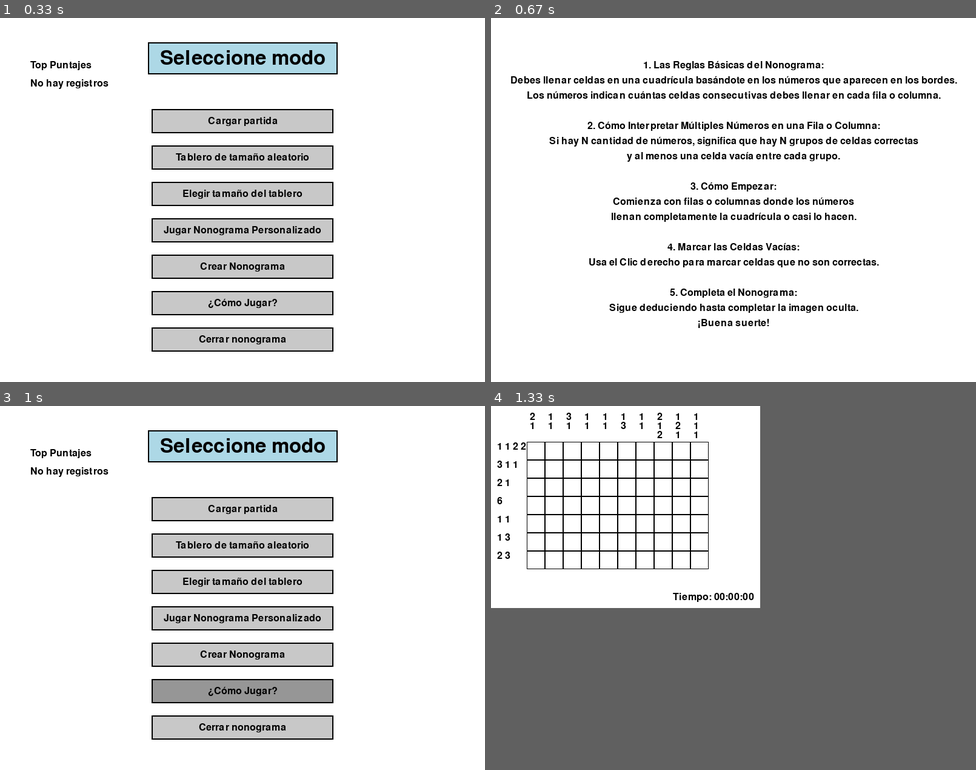
Above: before the commit, frames 1-4 (two rows, left to right).
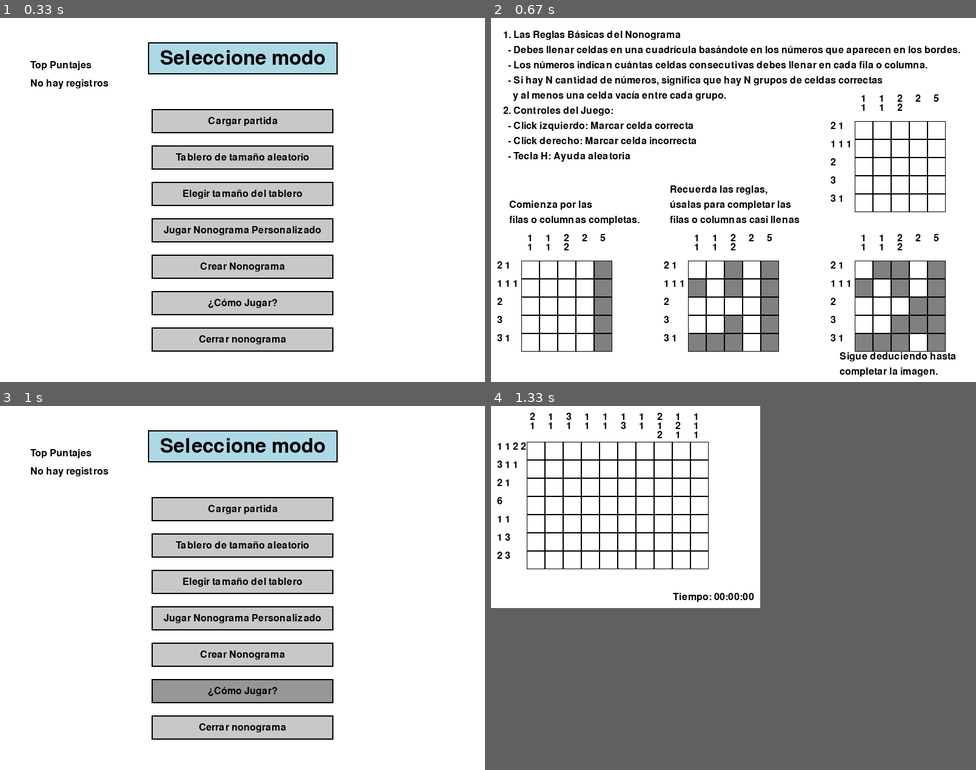
Above: after the commit, the same moments.

Repository: Rodri0819/Proyecto-Nonograma-Pygame
Game: pygame game, started from proyecto/main.py
Same seed, same stepped clock (60 frames per second), same inputs: the game is played once before the commit and once after it.
Inputs:
- Up to frame 1 (0.33 s): no input
- Up to frame 2 (0.67 s): click "¿Cómo Jugar?" at 0.38 s
- Up to frame 3 (1 s): tap Enter at 0.67 s
- Up to frame 4 (1.33 s): click "Tablero de tamaño aleatorio" at 1.05 s

Frame 1 is identical in both runs. In frame 2, 19% of the frame differs, in the area x 1-97%, y 3-99%; in frame 3, nothing differs; in frame 4, nothing differs.

Commit message:
Se mejora el apartado '¿Cómo jugar?' añadiéndole cuadrículas con pasos básicos para resolver

Diff:
--- a/proyecto/nonogram_game.py
+++ b/proyecto/nonogram_game.py
@@ -40,53 +40,6 @@
         self.WIDTH = 50 + self.LEFT_MARGIN + cols * self.SQUARE_SIZE
         self.HEIGHT = 50 + self.TOP_MARGIN + rows * self.SQUARE_SIZE
         self.screen = pygame.display.set_mode((self.WIDTH, self.HEIGHT))
-
-    def run_tutorial(self):
-        instructions = [
-            "",
-            "",
-            "1. Las Reglas Básicas del Nonograma:",
-            "Debes llenar celdas en una cuadrícula basándote en los números que aparecen en los bordes.",
-            "Los números indican cuántas celdas consecutivas debes llenar en cada fila o columna.",
-            "",
-            "2. Cómo Interpretar Múltiples Números en una Fila o Columna:",
-            "Si hay N cantidad de números, significa que hay N grupos de celdas correctas",
-            "y al menos una celda vacía entre cada grupo.",
-            "",
-            "3. Cómo Empezar:",
-            "Comienza con filas o columnas donde los números",
-            "llenan completamente la cuadrícula o casi lo hacen.",
-            "",
-            "4. Marcar las Celdas Vacías:",
-            "Usa el Clic derecho para marcar celdas que no son correctas.",
-            "",
-            "5. Completa el Nonograma:",
-            "Sigue deduciendo hasta completar la imagen oculta.",
-            "¡Buena suerte!"
-        ]
-
-        # Limpiar pantalla y mostrar fondo blanco
-        self.screen.fill(WHITE)
-
-        # Mostrar cada línea de instrucciones centrada en pantalla
-        for i, line in enumerate(instructions):
-            instruction_surface = FONT.render(line, True, BLACK)
-            self.screen.blit(
-                instruction_surface,
-                (self.WIDTH // 2 - instruction_surface.get_width() // 2, 20 + i * 25)
-            )
-
-        pygame.display.flip()
-
-        # Esperar a que el jugador presione una tecla para salir de las instrucciones
-        waiting = True
-        while waiting:
-            for event in pygame.event.get():
-                if event.type == pygame.QUIT:
-                    pygame.quit()
-                    sys.Salir()
-                elif event.type == pygame.KEYDOWN:
-                    waiting = False  # Salir de las instrucciones al presionar cualquier tecla
 
     def show_pause_menu(self, screen, width, height):
         options = ["Reanudar", "Guardar partida", "Reiniciar", "Salir"]
@@ -133,7 +86,6 @@
                         for i, rect in enumerate(option_rects):
                             if rect.collidepoint(event.pos):  # Verificar si el clic fue en el texto
                                 return i  # Retornar el índice de la opción seleccionada
-
 
     def save_custom_nonogram(self, grid, rows, cols):
         directory = "nonogramas_creados"
@@ -424,9 +376,6 @@
                     running = False
 
                 pygame.display.flip()
-
-
-
 
     def ask_board_size(self):
         """Permite al usuario ingresar el tamaño del tablero en formato NxM."""
@@ -579,3 +528,131 @@
             pickle.dump(data, f)
 
         print(f"Nonograma guardado en: {filename}")
+
+    def run_tutorial(self):
+        # Limpiar pantalla y mostrar fondo blanco
+        self.screen.fill(WHITE)
+
+        instructions = [
+            "1. Las Reglas Básicas del Nonograma",
+            "  - Debes llenar celdas en una cuadrícula basándote en los números que aparecen en los bordes.",
+            "  - Los números indican cuántas celdas consecutivas debes llenar en cada fila o columna.",
+            "  - Si hay N cantidad de números, significa que hay N grupos de celdas correctas",
+            "    y al menos una celda vacía entre cada grupo.",
+            "2. Controles del Juego:",
+            "  - Click izquierdo: Marcar celda correcta",
+            "  - Click derecho: Marcar celda incorrecta",
+            "  - Tecla H: Ayuda aleatoria"
+        ]
+        paso1 = [
+            "Comienza por las",
+            "filas o columnas completas."
+        ]
+        paso2 = [
+            "Recuerda las reglas, ",
+            "úsalas para completar las ",
+            "filas o columnas casi llenas"
+        ]
+        paso3 = [
+            "Sigue deduciendo hasta",
+            "completar la imagen."
+        ]
+        # Mostrar cada línea de instrucciones
+        for i, line in enumerate(instructions):
+            instruction_surface = FONT.render(line, True, BLACK)
+            self.screen.blit(instruction_surface,(20, 20 + i * 25))
+
+        for i, line in enumerate(paso1):
+            paso1_surface = FONT.render(line, True, BLACK)
+            self.screen.blit(paso1_surface,(30, 300 + i * 25))
+
+        for i, line in enumerate(paso2):
+            paso2_surface = FONT.render(line, True, BLACK)
+            self.screen.blit(paso2_surface,(295, 275 + i * 25))
+
+        for i, line in enumerate(paso3):
+            paso3_surface = FONT.render(line, True, BLACK)
+            self.screen.blit(paso3_surface,(575, 550 + i * 25))
+
+        # Configuración de la cuadrícula
+        left_margin_1 = 50
+        left_margin_2 = 325
+        left_margin_3 = 600
+        top_margin_1 = 170
+        top_margin_2 = 400
+
+        rows, cols = 5, 5
+        row_clues = [[2, 1], [1, 1, 1], [2], [3], [3, 1]]
+        col_clues = [[1, 1], [1, 1], [2, 2], [2], [5]]
+
+        grid2 = [[0, 0, 0, 0, 1], [0, 0, 0, 0, 1], [0, 0, 0, 0, 1], [0, 0, 0, 0, 1], [0, 0, 0, 0, 1]]
+        grid3 = [[0, 0, 1, 0, 1], [1, 0, 1, 0, 1], [0, 0, 0, 0, 1], [0, 0, 1, 0, 1], [1, 1, 1, 0, 1]]
+        grid4 = [[0, 1, 1, 0, 1], [1, 0, 1, 0, 1], [0, 0, 0, 1, 1], [0, 0, 1, 1, 1], [1, 1, 1, 0, 1]]
+
+        # Dibujar las pistas para las filas
+        for i, clues in enumerate(row_clues):
+            text = ' '.join(map(str, clues))
+            clue_surface = FONT.render(text, True, BLACK)
+            self.screen.blit(clue_surface, (left_margin_3 - 40, top_margin_1 + i * SQUARE_SIZE))
+            self.screen.blit(clue_surface, (left_margin_1 - 40, top_margin_2 + i * SQUARE_SIZE))
+            self.screen.blit(clue_surface, (left_margin_2 - 40, top_margin_2 + i * SQUARE_SIZE))
+            self.screen.blit(clue_surface, (left_margin_3 - 40, top_margin_2 + i * SQUARE_SIZE))
+
+        # Dibujar las pistas para las columnas
+        for i, clues in enumerate(col_clues):
+            for j, clue in enumerate(clues):
+                clue_surface = FONT.render(str(clue), True, BLACK)
+                self.screen.blit(clue_surface,(left_margin_3 + i * SQUARE_SIZE + SQUARE_SIZE / 2 - 5, top_margin_1 - 45 + j * 15))
+                self.screen.blit(clue_surface,(left_margin_1 + i * SQUARE_SIZE + SQUARE_SIZE / 2 - 5, top_margin_2 - 45 + j * 15))
+                self.screen.blit(clue_surface,(left_margin_2 + i * SQUARE_SIZE + SQUARE_SIZE / 2 - 5, top_margin_2 - 45 + j * 15))
+                self.screen.blit(clue_surface,(left_margin_3 + i * SQUARE_SIZE + SQUARE_SIZE / 2 - 5, top_margin_2 - 45 + j * 15))
+
+        # Dibujar las cuadrículas vacías
+        for row in range(rows):
+            for col in range(cols):
+                rect1 = pygame.Rect(
+                    left_margin_3 + col * SQUARE_SIZE,
+                    top_margin_1 + row * SQUARE_SIZE,
+                    SQUARE_SIZE,
+                    SQUARE_SIZE
+                )
+                rect2 = pygame.Rect(
+                    left_margin_1 + col * SQUARE_SIZE,
+                    top_margin_2 + row * SQUARE_SIZE,
+                    SQUARE_SIZE,
+                    SQUARE_SIZE
+                )
+                rect3 = pygame.Rect(
+                    left_margin_2 + col * SQUARE_SIZE,
+                    top_margin_2 + row * SQUARE_SIZE,
+                    SQUARE_SIZE,
+                    SQUARE_SIZE
+                )
+                rect4 = pygame.Rect(
+                    left_margin_3 + col * SQUARE_SIZE,
+                    top_margin_2 + row * SQUARE_SIZE,
+                    SQUARE_SIZE,
+                    SQUARE_SIZE
+                )
+                pygame.draw.rect(self.screen, BLACK, rect1, 1)
+                if grid2[row][col] == 1:
+                    pygame.draw.rect(self.screen, GRAY, rect2)  # Rellena la celda con color gris
+                pygame.draw.rect(self.screen, BLACK, rect2, 1)
+                if grid3[row][col] == 1:
+                    pygame.draw.rect(self.screen, GRAY, rect3)  # Rellena la celda con color gris
+                pygame.draw.rect(self.screen, BLACK, rect3, 1)
+                if grid4[row][col] == 1:
+                    pygame.draw.rect(self.screen, GRAY, rect4)  # Rellena la celda con color gris
+                pygame.draw.rect(self.screen, BLACK, rect4, 1)
+
+        pygame.display.flip()
+
+        # Esperar a que el jugador presione una tecla para salir de las instrucciones
+        waiting = True
+        while waiting:
+            for event in pygame.event.get():
+                if event.type == pygame.QUIT:
+                    pygame.quit()
+                    sys.exit()
+                elif event.type == pygame.KEYDOWN:
+                    waiting = False  # Salir de las instrucciones al presionar cualquier tecla
Binary file removed: nonogramas_creados/20241124_055752.pkl
Binary file removed: nonogramas_creados/20241124_061507.pkl
Binary file removed: partidas-ganadas/nonograma_ganado_20241103_211220.png
Binary file removed: partidas-ganadas/nonograma_ganado_20241105_220939.png
Binary file removed: partidas-ganadas/nonograma_ganado_20241105_221102.png
Binary file removed: partidas-ganadas/nonograma_ganado_20241105_221414.png
Binary file removed: partidas-ganadas/nonograma_ganado_20241105_221815.png
Binary file removed: partidas-ganadas/nonograma_ganado_20241105_221931.png
Binary file removed: partidas-ganadas/nonograma_ganado_20241105_222101.png
Binary file removed: partidas-ganadas/nonograma_ganado_20241105_222439.png
Binary file removed: partidas-ganadas/nonograma_ganado_20241105_222626.png
Binary file removed: partidas-ganadas/nonograma_ganado_20241105_222810.png
(and 44 more such lines)
